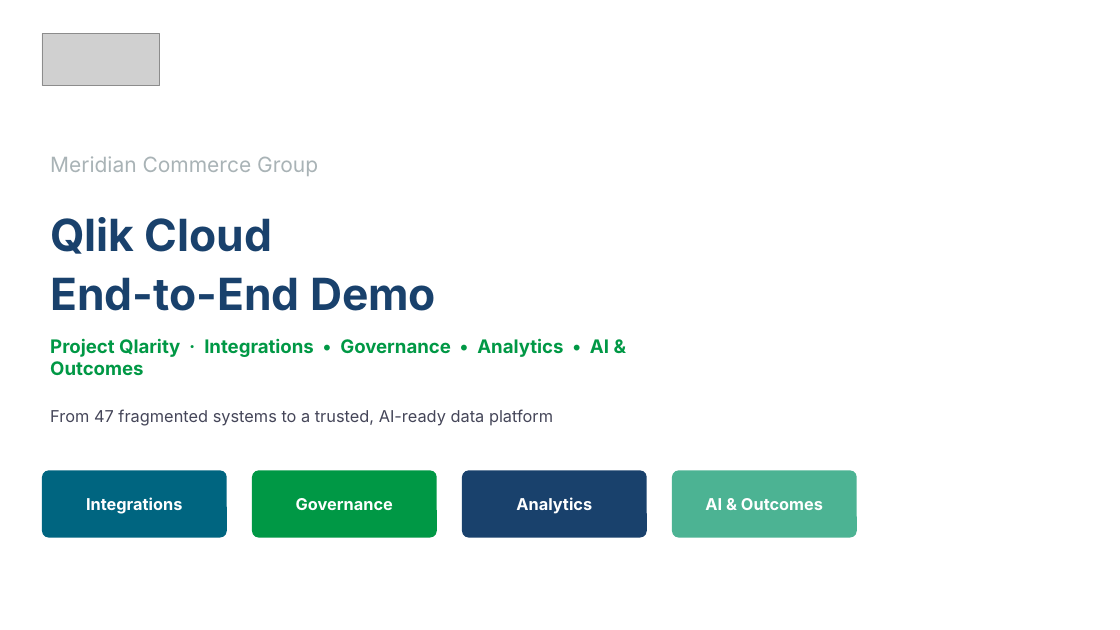
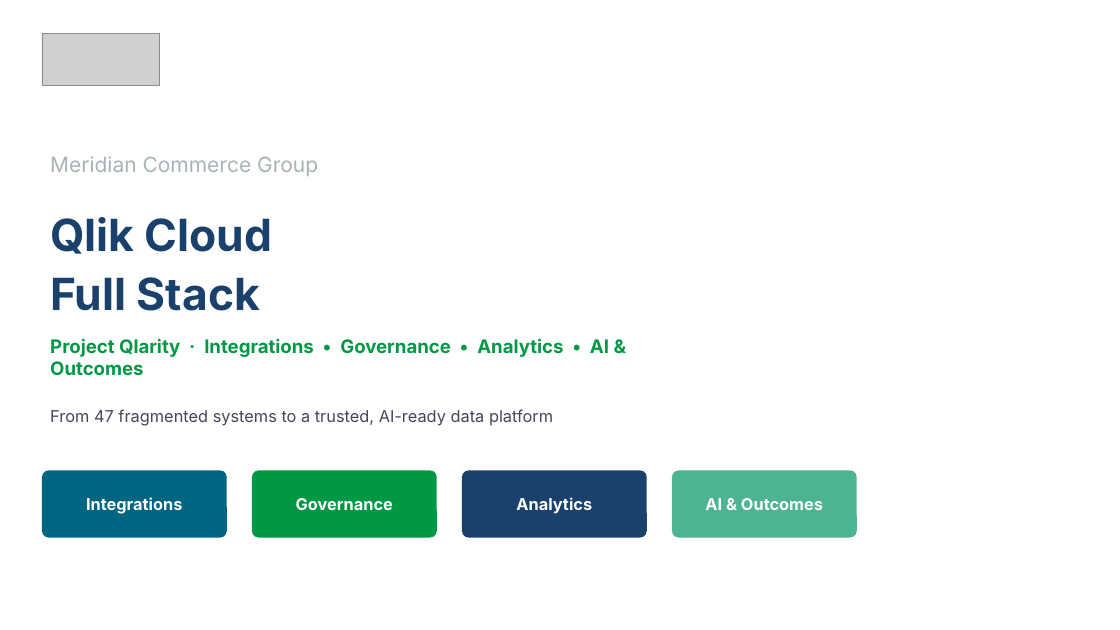
Before and after one commit to robertschoenfeldqlik/meridan_retail_group_qlik_demo_assets, a slide deck: slide 1 of MCG_Demo_Overview_Four_Stories.pptx. Drawn at 1120x630 pixels with LibreOffice and Linux fonts; fonts in the diff are those of the drawing; grey boxes stand for pictures; background and template pictures are left out. Boxes give left, top, right and bottom in pixels: in the first picture for what was removed or moved away, otherwise in the second. Text is boxed around its words. In the diff, an @@ line names an element or a change of style, - is before the commit and + after.

```diff
--- a/MCG_Demo_Overview_Four_Stories.pptx
+++ b/MCG_Demo_Overview_Four_Stories.pptx
@@ text at (50,277,260,311): text changed @@
-End-to-End Demo
+Full Stack
```
Also in this commit, not shown: 29 other slides changed, 1 other file.
